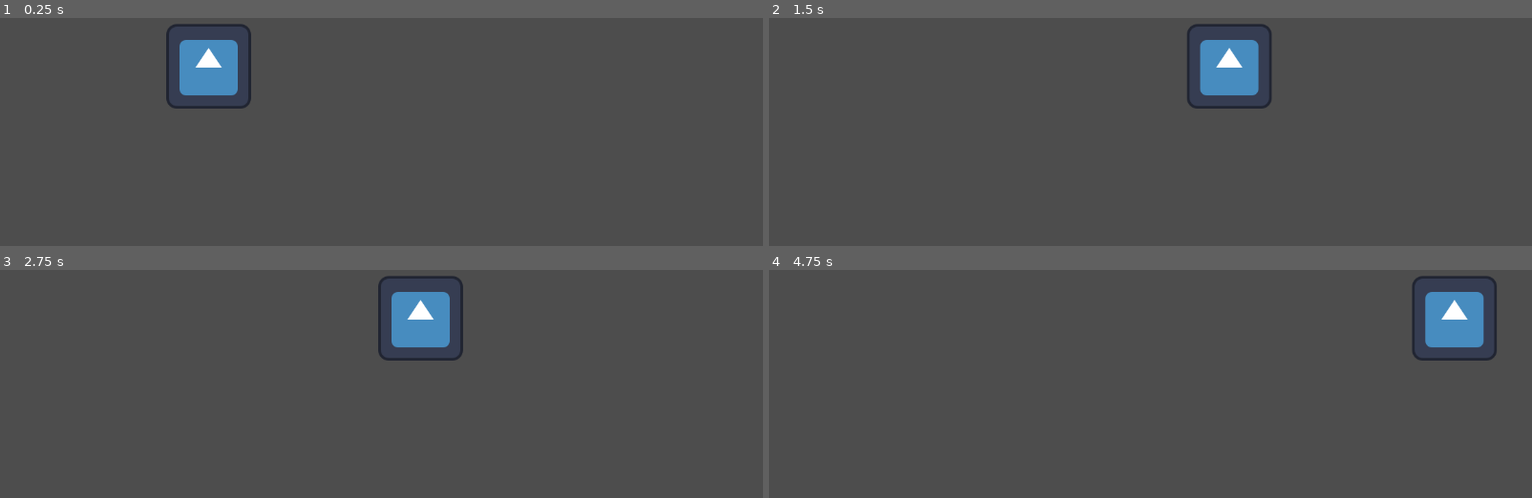
Above: before the commit, frames 1-4 (two rows, left to right).
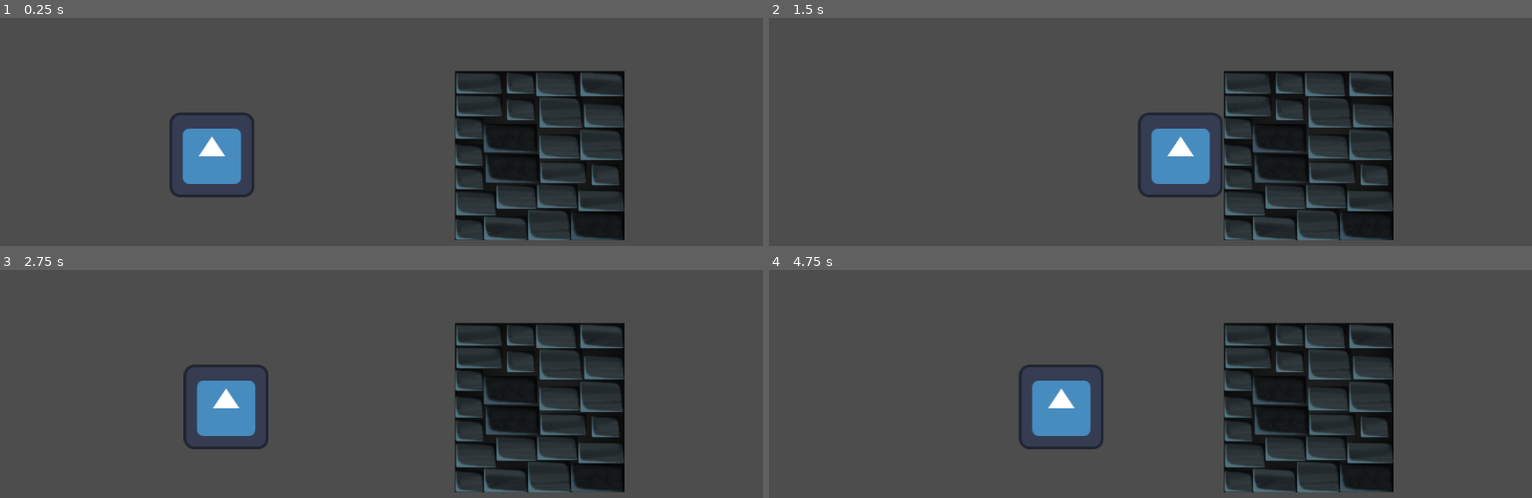
Above: after the commit, the same moments.

Repository: FelipeMessias2/SpaceKnight
Game: Godot game, scene res://cenaP.tscn
Same seed, same stepped clock (60 frames per second), same inputs: the game is played once before the commit and once after it. The engine's default icon, where the game draws it, is replaced by a stand-in: a white triangle on a blue panel in a dark square.
Inputs:
- Up to frame 1 (0.25 s): no input
- Up to frame 2 (1.5 s): tap Enter (ui_accept) at 0.5, 0.77 s; hold Right (Direita) from 0.53 s (still down)
- Up to frame 3 (2.75 s): tap Enter (ui_accept) at 1.52 s; release Right (Direita) at 2.03 s; hold A (Esquerda) from 2.03 s (still down)
- Up to frame 4 (4.75 s): release A (Esquerda) at 2.78 s; hold Right (Direita) 2.78-4.28 s; tap Enter (ui_accept) at 3.02, 3.77, 4.52 s; hold A (Esquerda) from 4.28 s (still down)

The runs differ from the first frame. In frame 1, 21% of the frame differs, in the area x 21-82%, y 2-98%; in frame 2, 20%; in frame 3, 21%; in frame 4, 21%, in the area x 32-96%, y 2-98%.

Commit message:
Colisão parede e arte
Colisão com parede e arquivos de arte de paredes e plataformas

Diff:
--- a/cenaP.tscn
+++ b/cenaP.tscn
@@ -2,21 +2,42 @@
 
 [ext_resource type="Script" uid="uid://dvnthcuuafrxj" path="res://PlayerBody.gd" id="1_34bku"]
 [ext_resource type="Texture2D" uid="uid://bv5tpmnaa0d5j" path="res://icon.svg" id="2_rimhs"]
+[ext_resource type="Texture2D" uid="uid://b6ydmmeyhqkqa" path="res://Arte/Parede/bricks/Brickwall2_Texture.png" id="3_rimhs"]
 
 [sub_resource type="RectangleShape2D" id="RectangleShape2D_1wcgw"]
 size = Vector2(121, 110)
 
-[node name="Player" type="Node2D" unique_id=307514444]
+[sub_resource type="RectangleShape2D" id="RectangleShape2D_2y7k1"]
+size = Vector2(259.5, 261.5)
 
-[node name="CharacterBody2D" type="CharacterBody2D" parent="." unique_id=508051765]
-position = Vector2(10, 1)
+[node name="Game" type="Node2D" unique_id=307514444]
+
+[node name="CharacterBody2D_Player" type="CharacterBody2D" parent="." unique_id=508051765]
+position = Vector2(15, 135)
+collision_mask = 30
 script = ExtResource("1_34bku")
+metadata/_edit_group_ = true
 
-[node name="CollisionShape2D" type="CollisionShape2D" parent="CharacterBody2D" unique_id=1904926497]
+[node name="CollisionShape2D" type="CollisionShape2D" parent="CharacterBody2D_Player" unique_id=1904926497]
 position = Vector2(306.5, 206)
 shape = SubResource("RectangleShape2D_1wcgw")
 one_way_collision = true
 
-[node name="Sprite2D" type="Sprite2D" parent="CharacterBody2D" unique_id=956320972]
+[node name="Sprite2D" type="Sprite2D" parent="CharacterBody2D_Player" unique_id=956320972]
 position = Vector2(305, 205)
 texture = ExtResource("2_rimhs")
+
+[node name="StaticBody2D_Parede" type="StaticBody2D" parent="." unique_id=1349494895]
+position = Vector2(-38, 121)
+collision_layer = 4
+collision_mask = 11
+metadata/_edit_group_ = true
+
+[node name="Sprite2D" type="Sprite2D" parent="StaticBody2D_Parede" unique_id=1126683811]
+position = Vector2(853, 220)
+texture = ExtResource("3_rimhs")
+
+[node name="CollisionShape2D" type="CollisionShape2D" parent="StaticBody2D_Parede" unique_id=2033552253]
+visibility_layer = 9
+position = Vector2(851.25, 221.75)
+shape = SubResource("RectangleShape2D_2y7k1")
Binary file added: Arte/Parede/bricks/Bluerock_Texture.jpg
Not shown, added: Arte/Parede/bricks/Bluerock_Texture.jpg.import
Binary file added: Arte/Parede/bricks/Brick2_Texture.jpg
Not shown, added: Arte/Parede/bricks/Brick2_Texture.jpg.import
Binary file added: Arte/Parede/bricks/Brick_Texture.png
Not shown, added: Arte/Parede/bricks/Brick_Texture.png.import
Binary file added: Arte/Parede/bricks/Brickwall2_Texture.png
Not shown, added: Arte/Parede/bricks/Brickwall2_Texture.png.import
Binary file added: Arte/Parede/bricks/Brickwall3_Texture.png
Not shown, added: Arte/Parede/bricks/Brickwall3_Texture.png.import
Binary file added: Arte/Parede/bricks/Brickwall4_Texture.png
Not shown, added: Arte/Parede/bricks/Brickwall4_Texture.png.import
(and 24 more such lines)
